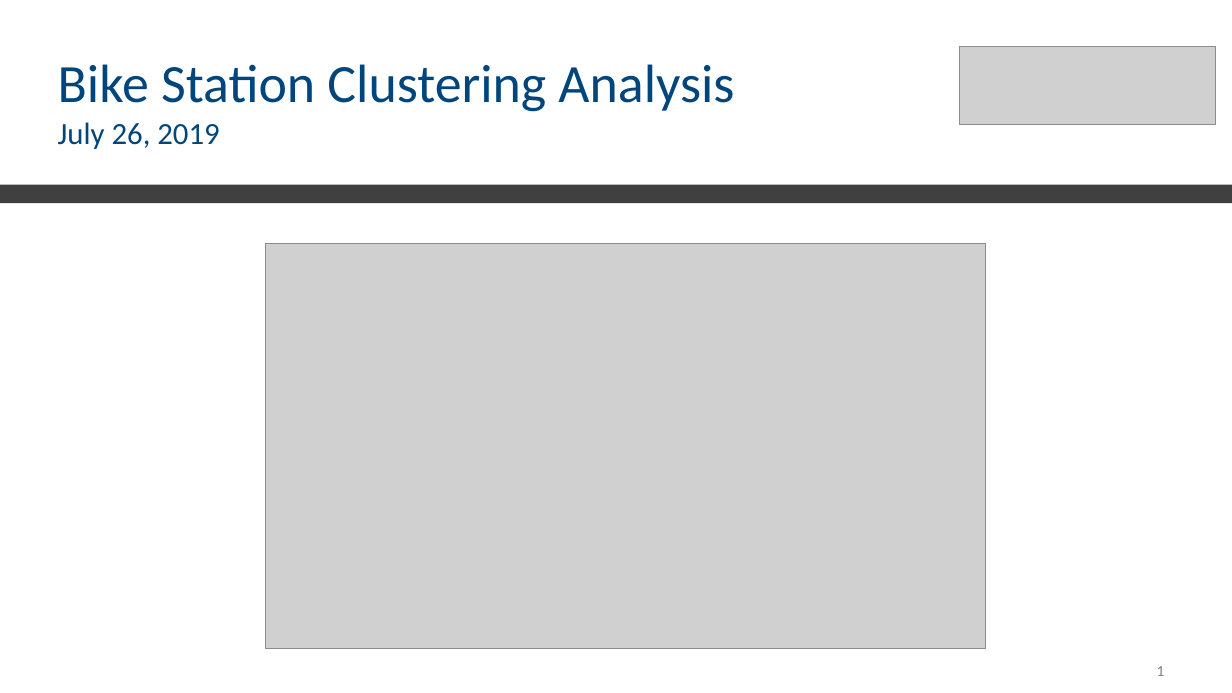
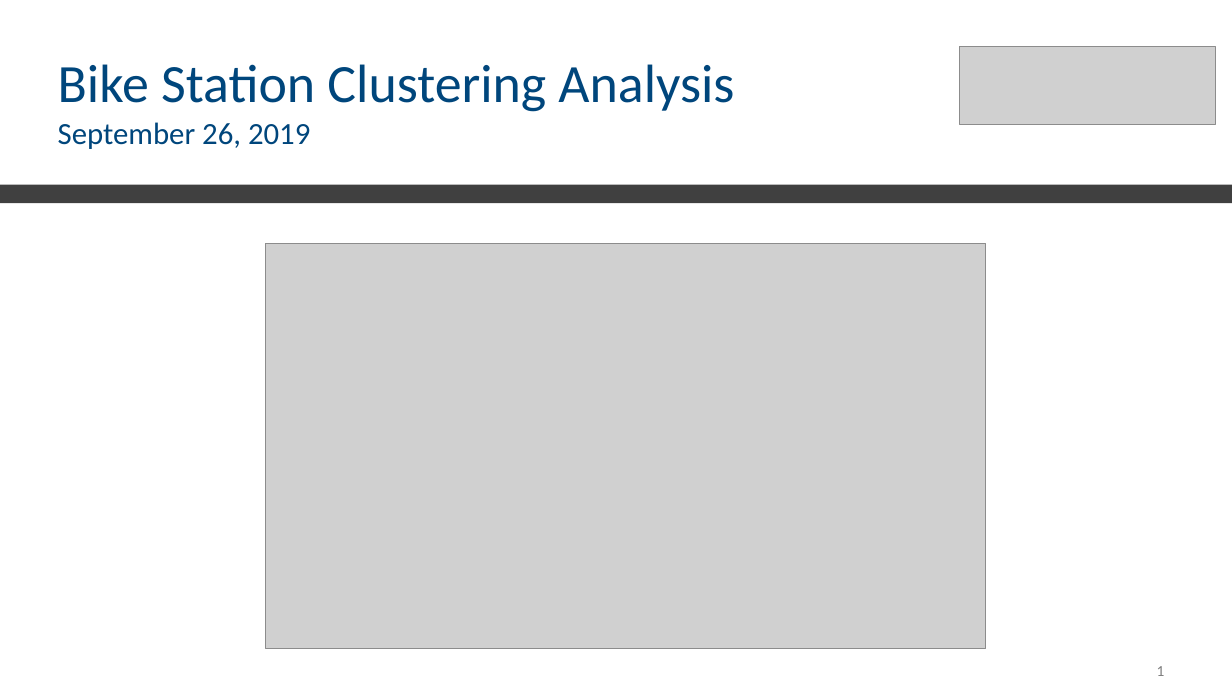
Before and after one commit to CharlesK98/CitiBike-Capstone-Project, a slide deck: slide 1 of Capstone Project 1.pptx. Drawn at 1232x693 pixels with LibreOffice and Linux fonts; fonts in the diff are those of the drawing; grey boxes stand for pictures. Boxes give left, top, right and bottom in pixels: in the first picture for what was removed or moved away, otherwise in the second. Text is boxed around its words. In the diff, an @@ line names an element or a change of style, - is before the commit and + after.

```diff
--- a/Capstone Project 1.pptx
+++ b/Capstone Project 1.pptx
@@ title at <box>58,64,734,149</box>: text changed @@
-Bike Station Clustering Analysis
-July 26, 2019
+Bike Station Clustering Analysis
+September 26, 2019
```
Also in this commit, not shown: 1 other slide changed, 2 other files.
